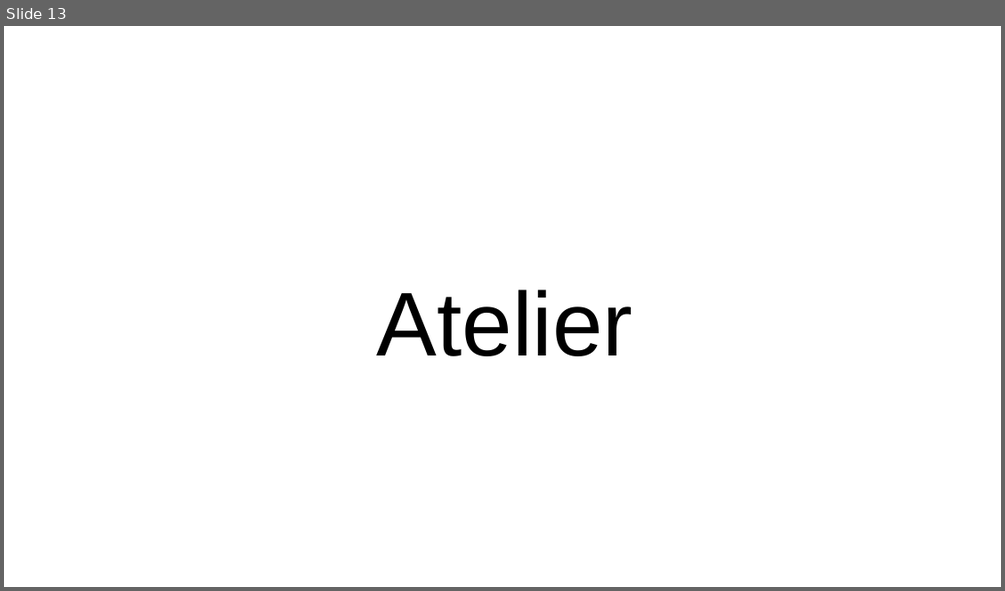
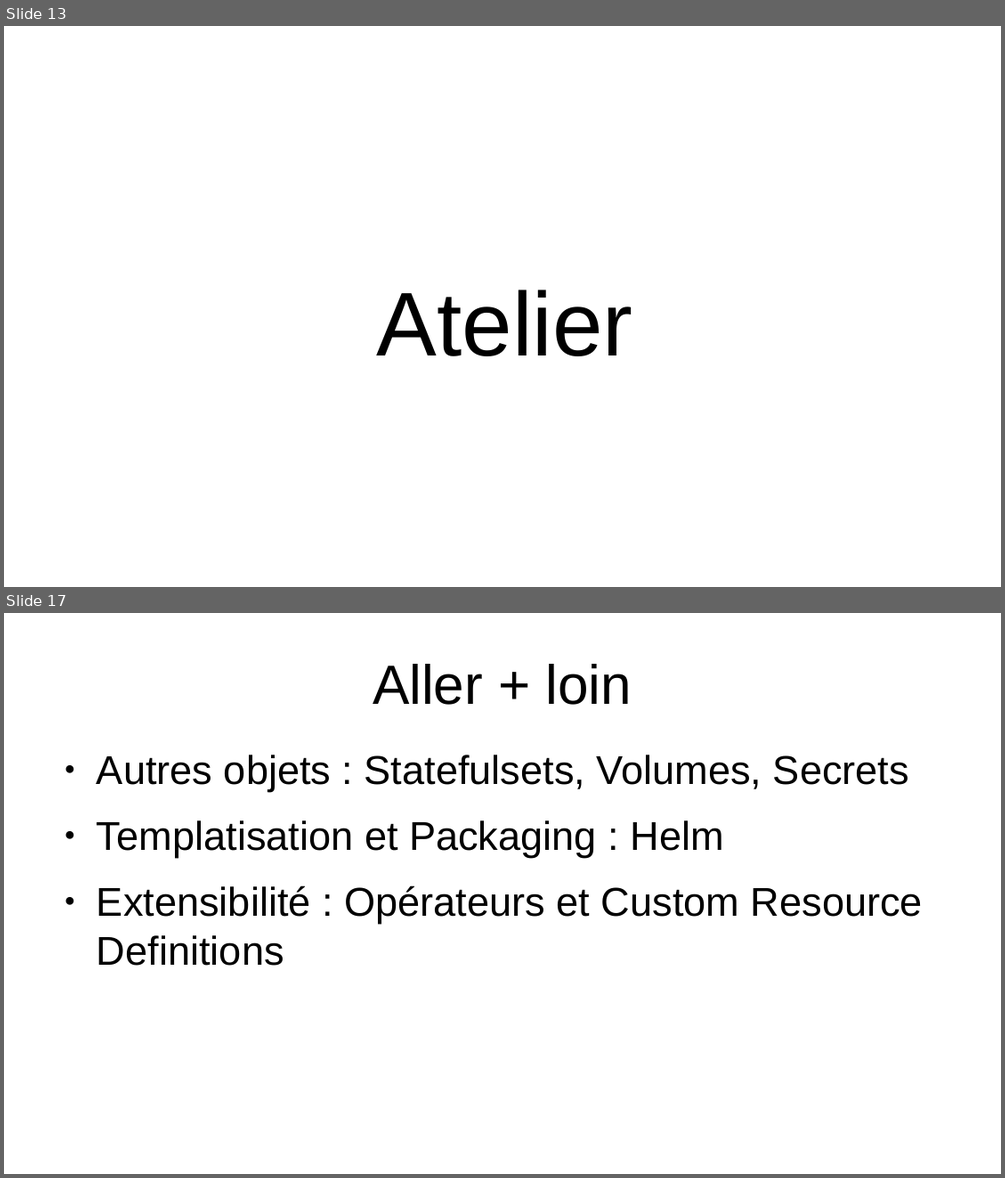
Before and after one commit to PaoloSini/Kube-DLVV, a slide deck: Pres.odp. Shown one above the other, each under a label of ours: slide 13 before the commit, slides 13 and 17 after it; the slides between them are not shown. The pictures are 1005x591 and 1005x1178 pixels, drawn with LibreOffice and Linux fonts; fonts in the diff are those of the drawing. Boxes give left, top, right and bottom in pixels: in the first picture for what was removed or moved away, otherwise in the second. Text is boxed around its words. In the diff, an @@ line names an element or a change of style, - is before the commit and + after.

```diff
--- a/Pres.odp
+++ b/Pres.odp
@@ slide 17 added at (x1=4, y1=613, x2=1001, y2=1174), background #FFFFFF @@
@@ title added at (x1=372, y1=664, x2=632, y2=705), 44 pt, text #000000 @@
+Aller + loin
@@ text added at (x1=97, y1=755, x2=922, y2=965), 32 pt, text #000000 @@
+● Autres objets : Statefulsets, Volumes, Secrets
+● Templatisation et Packaging : Helm
+● Extensibilité : Opérateurs et Custom Resource Definitions
```
Also in this commit, not shown: 1 slide changed, 3 other slides added, 5 other files.
